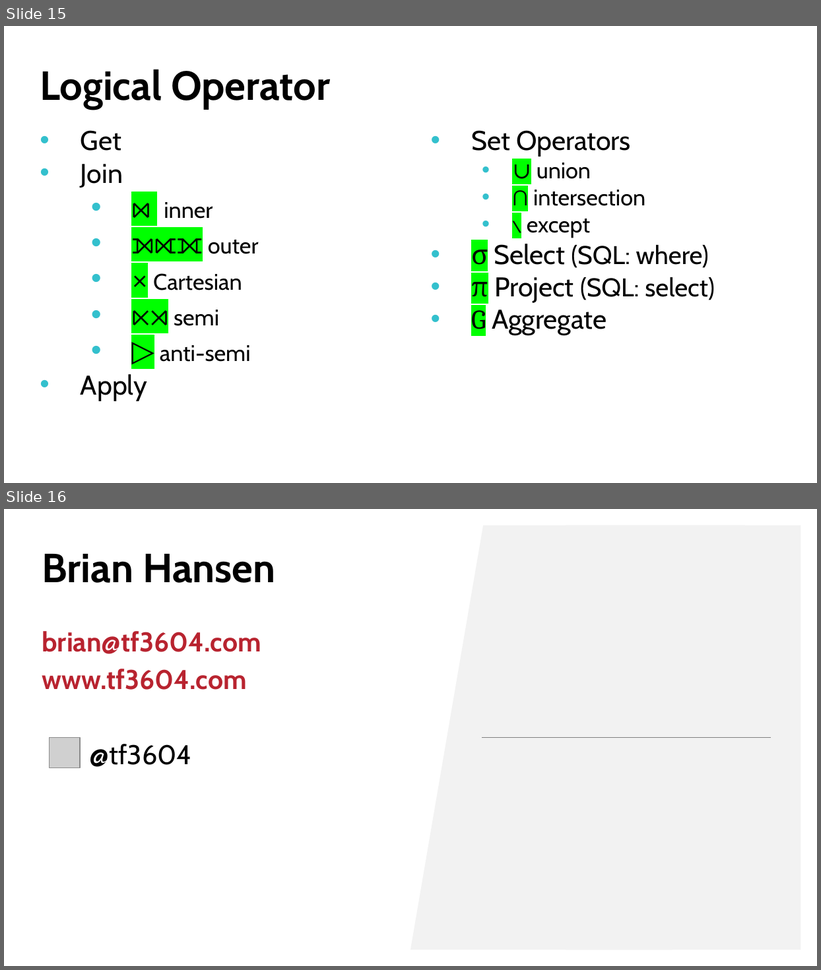
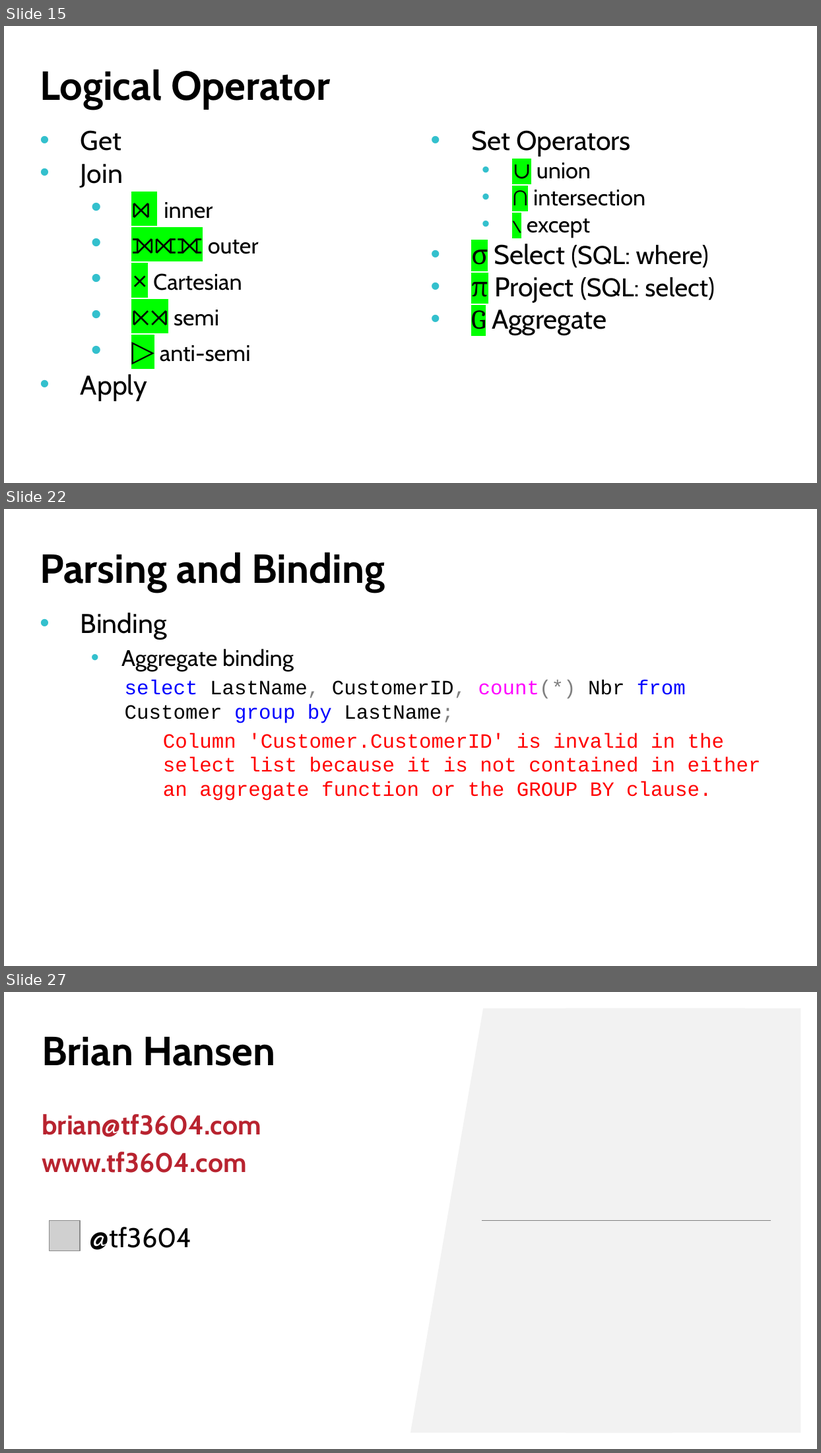
Before and after one commit to tf3604/OptimizerPresentation, a slide deck: Hansen - Get Your Optimizer to Give up All Its Secrets.pptx. Shown one above the other, each under a label of ours: slides 15 and 16 before the commit, slides 15, 22 and 27 after it; the slides between them are not shown. The pictures are 821x970 and 821x1453 pixels, drawn with LibreOffice and Linux fonts; fonts in the diff are those of the drawing; grey boxes stand for pictures; background and template pictures are left out. Boxes give left, top, right and bottom in pixels: in the first picture for what was removed or moved away, otherwise in the second. Text is boxed around its words. In the diff, an @@ line names an element or a change of style, - is before the commit and + after.

```diff
--- a/Hansen - Get Your Optimizer to Give up All Its Secrets.pptx
+++ b/Hansen - Get Your Optimizer to Give up All Its Secrets.pptx
@@ slide 22 added at [4,509,817,966], background picture (left out) @@
@@ title added at [40,552,385,592], 36 pt, text #000000, bold @@
+Parsing and Binding
@@ text added at [81,613,761,801], 18 pt, text #FF0000 @@
+• Binding
+  • Aggregate binding
+      select LastName, CustomerID, count(*) Nbr from Customer group by LastName;
+        Column 'Customer.CustomerID' is invalid in the select list because it is not contained in either an aggregate function or the GROUP BY clause.
@@ what was slide 16 is now slide 27 @@
```
Also in this commit, not shown: 10 other slides added.
